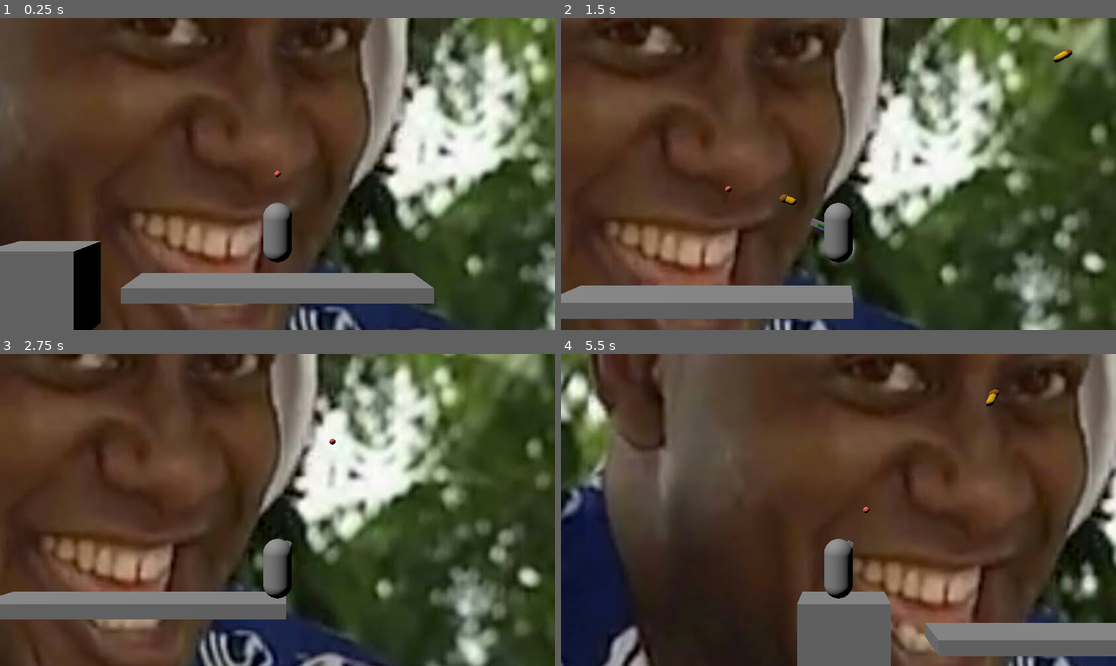
Above: before the commit, frames 1-4 (two rows, left to right).
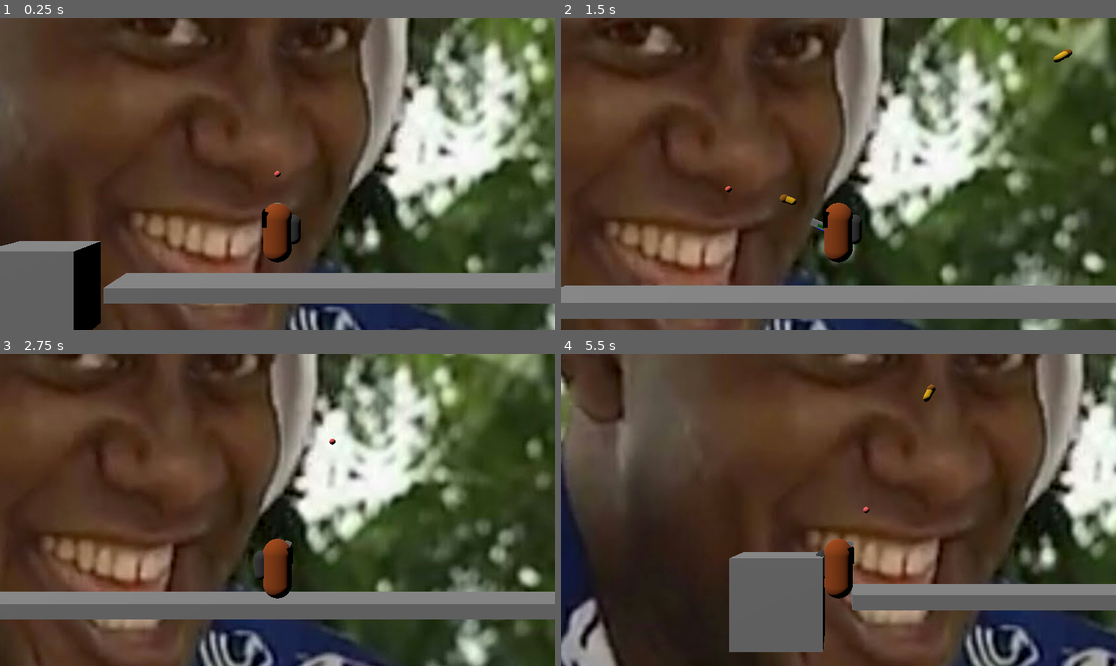
Above: after the commit, the same moments.

Repository: kzzss/ProjectBolt
Game: Godot game, scene res://Scenes/main.tscn
The game is run twice, just before and just after one commit, with the same random seed, the same clock (stepped at 60 frames per second) and the same inputs.
Inputs (mouse positions are in pixels of both pictures, inside the frame that each line leads up to):
- Up to frame 1 (0.25 s): no input
- Up to frame 2 (1.5 s): move the mouse to (960, 158) at 0.52 s; hold D (right) 0.53-1.28 s; click (960, 158) at 0.6 s; tap Space (jump) at 0.77 s; move the mouse to (727, 189) at 1.27 s; hold A (left) from 1.28 s (still down); click (727, 189) at 1.35 s
- Up to frame 3 (2.75 s): tap Space (jump) at 1.52 s; move the mouse to (333, 441) at 2.02 s; release A (left) at 2.03 s; hold D (right) from 2.03 s (still down); click (333, 441) at 2.1 s
- Up to frame 4 (5.5 s): move the mouse to (810, 572) at 2.77 s; release D (right) at 2.78 s; hold Shift (thrust) 2.78-3.53 s; click (810, 572) at 2.85 s; tap Space (jump) at 3.02, 3.77, 4.52 s; move the mouse to (1005, 556) at 3.52 s; hold A (left) from 3.53 s (still down); click (1005, 556) at 3.6 s; move the mouse to (672, 463) at 4.27 s; click (672, 463) at 4.35 s; move the mouse to (866, 510) at 5.02 s; click (866, 510) at 5.1 s

The runs differ from the first frame. In frame 1, 3.3% of the frame differs, in the area x 18-100%, y 59-92%; in frame 2, 5.7%; in frame 3, 4.8%; in frame 4, 52%, in the area x 0-100%, y 0-100%.

Commit message:
added character turning

Diff:
--- a/ProjectBolt/Player/WeaponPivot.gd
+++ b/ProjectBolt/Player/WeaponPivot.gd
@@ -1,6 +1,7 @@
 extends Node3D
 
-@onready var camera = get_node("../Camera3D")
+@onready var camera = get_node("../Camera")
+@onready var player = get_node("../ModelPivot")
 
 var rayOrigin = Vector3()
 var rayEnd = Vector3()
@@ -9,6 +10,7 @@
 	var space_state = get_world_3d().direct_space_state
 	var mouse_position = get_viewport().get_mouse_position()
 	var ray_query = PhysicsRayQueryParameters3D.new()
+
 
 	rayOrigin = camera.project_ray_origin(mouse_position)
 	rayEnd = rayOrigin + camera.project_ray_normal(mouse_position) * 2000
@@ -21,3 +23,9 @@
 		var pos = raycast_result.position
 		get_node("../gizmo").position = Vector3(pos.x, pos.y, 0)
 		look_at(Vector3(pos.x, pos.y, 0), Vector3(0,0,1))
+
+	if player.global_position.x < raycast_result.position.x:
+		player.rotation.y = 0
+	else:
+		player.rotation.y = deg_to_rad(180)
+	print(player.global_position.x , raycast_result.position.x)
--- a/ProjectBolt/Player/player.gd
+++ b/ProjectBolt/Player/player.gd
@@ -3,7 +3,7 @@
 
 @export var move_speed = 7.0
 @export var jump_strength = 5
-@export var thrust_strength = 14
+@export var thrust_strength = 16
 @export var fuel = 60
 @export var acceleration = 100.0
 @export var friction = 100.0
@@ -38,7 +38,6 @@
 
 		chargeStatus = 0
 
-	print(fuel)
 
 
 func _physics_process(delta):
--- a/ProjectBolt/Player/player.tscn
+++ b/ProjectBolt/Player/player.tscn
@@ -6,9 +6,32 @@
 [ext_resource type="Script" path="res://Player/gizmo.gd" id="3_nctvr"]
 [ext_resource type="Material" uid="uid://dkkhkh6y1ys04" path="res://Materials/green.tres" id="4_j0if4"]
 
+[sub_resource type="StandardMaterial3D" id="StandardMaterial3D_mx46y"]
+albedo_color = Color(0.596078, 0.254902, 0, 1)
+
 [sub_resource type="CapsuleMesh" id="CapsuleMesh_ubtck"]
+material = SubResource("StandardMaterial3D_mx46y")
+
+[sub_resource type="StandardMaterial3D" id="StandardMaterial3D_qxr4e"]
+albedo_color = Color(0, 0, 0, 1)
+roughness = 0.2
+
+[sub_resource type="BoxMesh" id="BoxMesh_ero08"]
+material = SubResource("StandardMaterial3D_qxr4e")
+
+[sub_resource type="StandardMaterial3D" id="StandardMaterial3D_v377i"]
+albedo_color = Color(0.223529, 0.223529, 0.223529, 1)
+
+[sub_resource type="CapsuleMesh" id="CapsuleMesh_d1umr"]
+material = SubResource("StandardMaterial3D_v377i")
 
 [sub_resource type="CapsuleShape3D" id="CapsuleShape3D_f5tf0"]
+
+[sub_resource type="StandardMaterial3D" id="StandardMaterial3D_07hri"]
+albedo_color = Color(1, 0.396078, 0.372549, 1)
+
+[sub_resource type="SphereMesh" id="SphereMesh_lnw5u"]
+material = SubResource("StandardMaterial3D_07hri")
 
 [sub_resource type="BoxMesh" id="BoxMesh_0tqk7"]
 
@@ -18,23 +41,47 @@
 [sub_resource type="BoxMesh" id="BoxMesh_mgq8o"]
 material = ExtResource("4_j0if4")
 
-[sub_resource type="StandardMaterial3D" id="StandardMaterial3D_07hri"]
-albedo_color = Color(1, 0.396078, 0.372549, 1)
-
-[sub_resource type="SphereMesh" id="SphereMesh_lnw5u"]
-material = SubResource("StandardMaterial3D_07hri")
-
 [node name="Player" type="CharacterBody3D"]
 collision_layer = 2
 collision_mask = 5
 axis_lock_linear_z = true
 script = ExtResource("1_trjh2")
 
-[node name="MeshInstance3D" type="MeshInstance3D" parent="."]
+[node name="ModelPivot" type="Node3D" parent="."]
+
+[node name="MeshInstance3D" type="MeshInstance3D" parent="ModelPivot"]
 mesh = SubResource("CapsuleMesh_ubtck")
+skeleton = NodePath("../..")
+
+[node name="MeshInstance3D" type="MeshInstance3D" parent="ModelPivot/MeshInstance3D"]
+transform = Transform3D(0.472, 0, 0, 0, 0.5, 0, 0, 0, 0.685, 0.27362, 0.486796, 0)
+mesh = SubResource("BoxMesh_ero08")
+
+[node name="Jetpack" type="MeshInstance3D" parent="ModelPivot/MeshInstance3D"]
+transform = Transform3D(0.5, 0, 0, 0, 0.5, 0, 0, 0, 0.5, -0.552, 0.096527, 0)
+mesh = SubResource("CapsuleMesh_d1umr")
 
 [node name="CollisionShape3D" type="CollisionShape3D" parent="."]
 shape = SubResource("CapsuleShape3D_f5tf0")
+
+[node name="gizmo" type="MeshInstance3D" parent="."]
+transform = Transform3D(0.2, 0, 0, 0, 0.2, 0, 0, 0, 0.2, 0, 0, 0)
+mesh = SubResource("SphereMesh_lnw5u")
+skeleton = NodePath("../WeaponPivot")
+script = ExtResource("3_nctvr")
+
+[node name="Camera" type="Camera3D" parent="."]
+transform = Transform3D(1, 0, 0, 0, 1, 0, 0, 0, 1, 0, 0, 7)
+v_offset = 2.0
+
+[node name="ChargeTimer" type="Timer" parent="."]
+process_callback = 0
+wait_time = 0.5
+one_shot = true
+
+[node name="ChargeUpTimer" type="Timer" parent="."]
+wait_time = 0.75
+one_shot = true
 
 [node name="WeaponPivot" type="Node3D" parent="."]
 script = ExtResource("2_a4i3h")
@@ -54,24 +101,5 @@
 transform = Transform3D(0.5, 0, 0, 0, 0.5, 0, 0, 0, 0.5, 0, 0.5, 0)
 mesh = SubResource("BoxMesh_mgq8o")
 
-[node name="Camera3D" type="Camera3D" parent="."]
-transform = Transform3D(1, 0, 0, 0, 1, 0, 0, 0, 1, 0, 0, 7)
-v_offset = 2.0
-
-[node name="gizmo" type="MeshInstance3D" parent="."]
-transform = Transform3D(0.2, 0, 0, 0, 0.2, 0, 0, 0, 0.2, 0, 0, 0)
-mesh = SubResource("SphereMesh_lnw5u")
-skeleton = NodePath("../WeaponPivot")
-script = ExtResource("3_nctvr")
-
-[node name="ChargeTimer" type="Timer" parent="."]
-process_callback = 0
-wait_time = 0.5
-one_shot = true
-
-[node name="ChargeUpTimer" type="Timer" parent="."]
-wait_time = 0.75
-one_shot = true
-
 [connection signal="timeout" from="ChargeTimer" to="." method="_on_charge_timer_timeout"]
 [connection signal="timeout" from="ChargeUpTimer" to="." method="_on_charge_up_timer_timeout"]
--- a/ProjectBolt/Scenes/main.tscn
+++ b/ProjectBolt/Scenes/main.tscn
@@ -12,7 +12,7 @@
 [node name="Main" type="Node3D"]
 
 [node name="StaticBody3D" type="StaticBody3D" parent="."]
-transform = Transform3D(10, 0, 0, 0, 0.5, 0, 0, 0, 1, 0, 0, 0)
+transform = Transform3D(30, 0, 0, 0, 0.5, 0, 0, 0, 1, 9.42693, 0, 0)
 
 [node name="MeshInstance3D" type="MeshInstance3D" parent="StaticBody3D"]
 mesh = SubResource("BoxMesh_1bh07")
Not shown: 2 places in ProjectBolt/Misc/big_projectile.tscn that only renumber resources
Not shown: 2 places in ProjectBolt/Misc/small_projectile.tscn that only renumber resources
Not shown: 1 places in ProjectBolt/Player/player.tscn that only renumber resources
